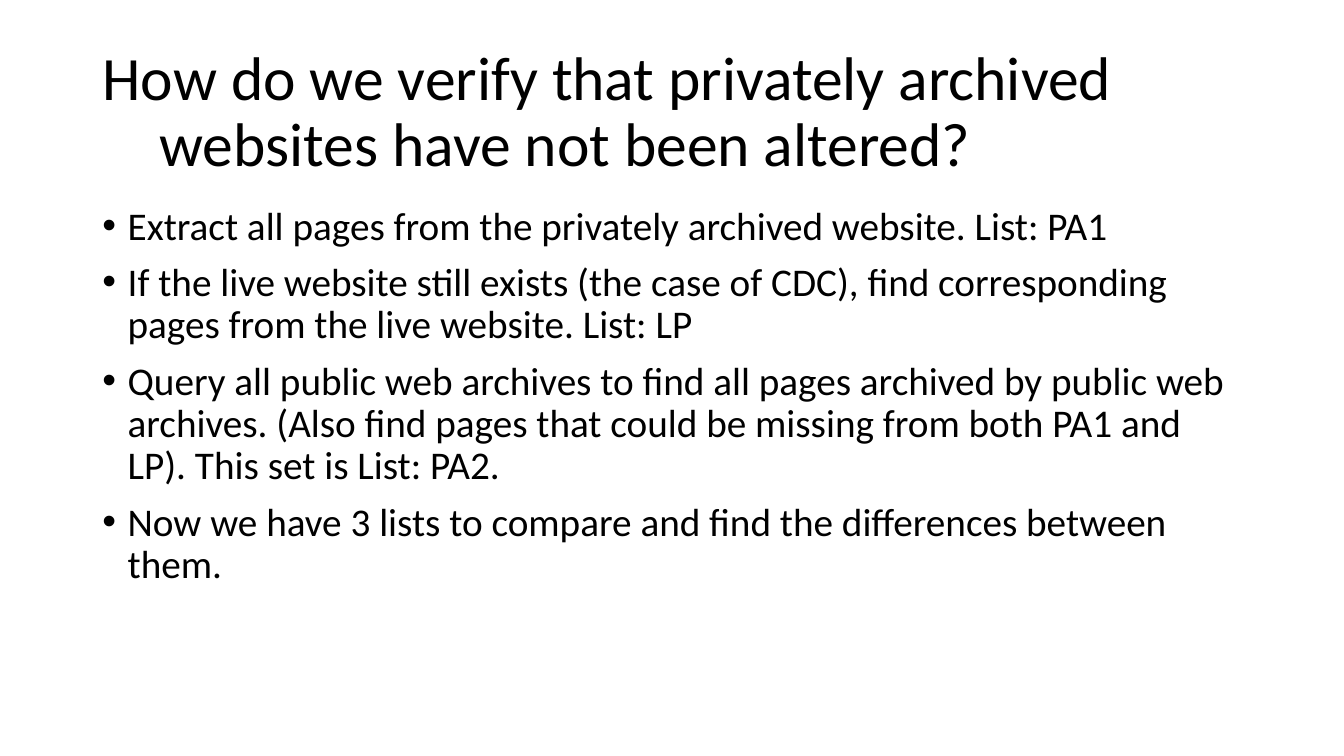
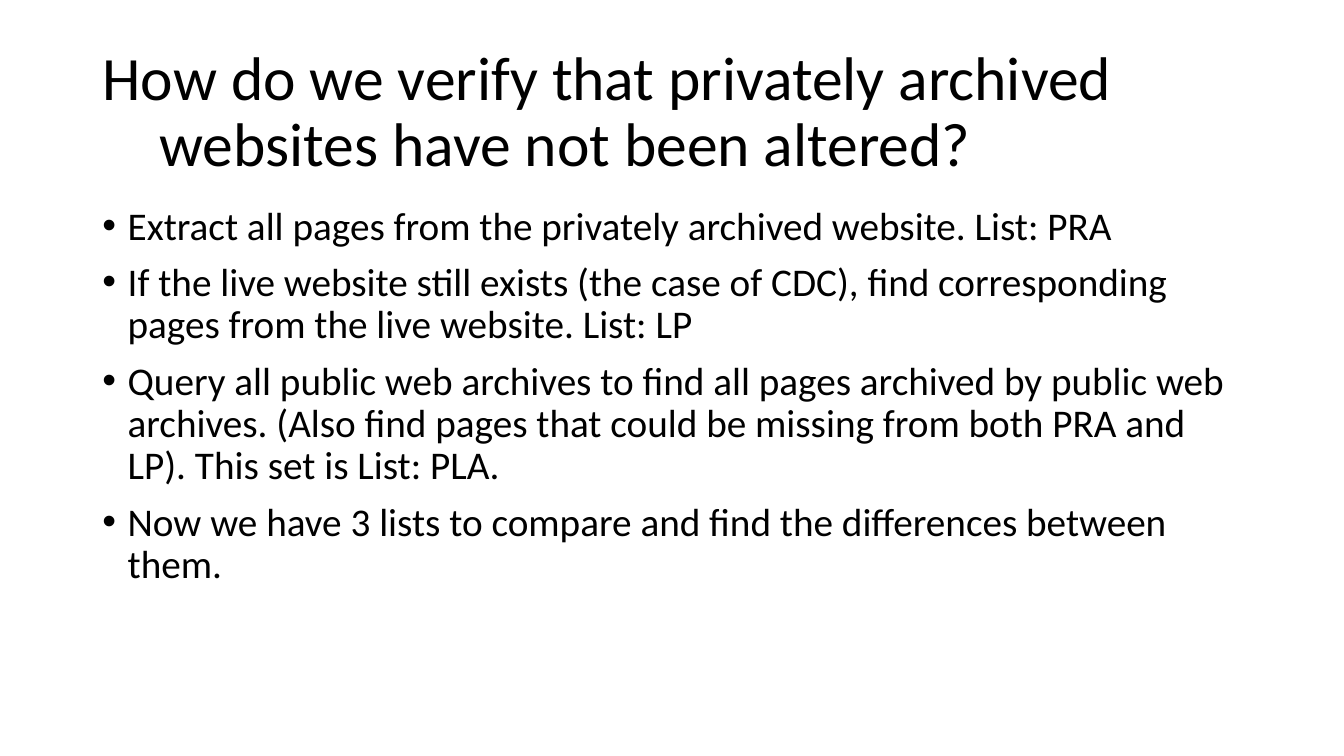
Before and after one commit to HussamHallak/3rdPartyArchving, a slide deck: slide 3 of private-archiving.pptx. Drawn at 1344x756 pixels with LibreOffice and Linux fonts; fonts in the diff are those of the drawing. Boxes give left, top, right and bottom in pixels: in the first picture for what was removed or moved away, otherwise in the second. Text is boxed around its words. In the diff, an @@ line names an element or a change of style, - is before the commit and + after.

```diff
--- a/private-archiving.pptx
+++ b/private-archiving.pptx
@@ text at (128,212,1111,247): text changed @@
-• Extract all pages from the privately archived website. List: PA1
+• Extract all pages from the privately archived website. List: PRA
@@ text at (128,367,1224,484): text changed @@
-• Query all public web archives to find all pages archived by public web archives. (Also find pages that could be missing from both PA1 and LP). This set is List: PA2.
+• Query all public web archives to find all pages archived by public web archives. (Also find pages that could be missing from both PRA and LP). This set is List: PLA.
```
Also in this commit, not shown: 2 other slides changed, 2 slides added.
